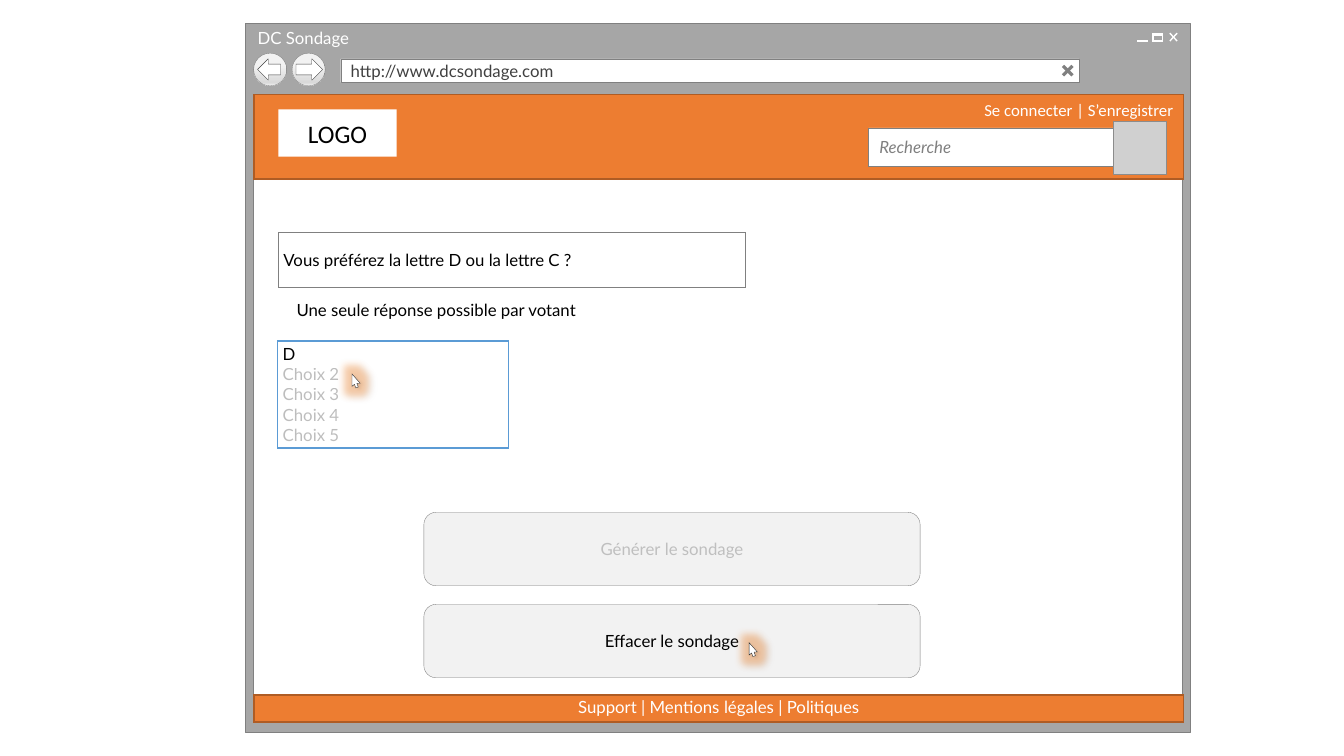
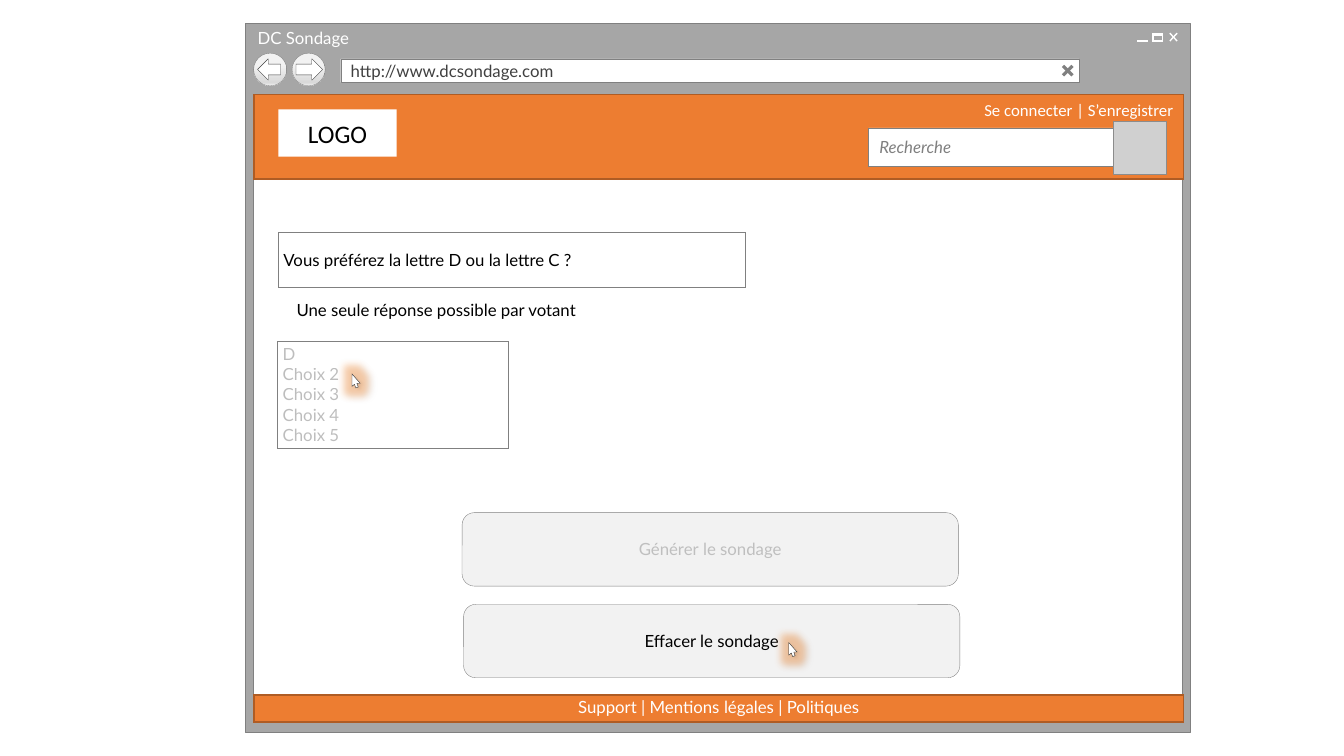
Before and after one commit to cedricbannelier/Projet1, a slide deck: slide 5 of maquetteWeb/maquetteProposition.pptx. Drawn at 1344x756 pixels with LibreOffice and Linux fonts; fonts in the diff are those of the drawing; grey boxes stand for pictures; background and template pictures are left out. Boxes give left, top, right and bottom in pixels: in the first picture for what was removed or moved away, otherwise in the second. Text is boxed around its words. In the diff, an @@ line names an element or a change of style, - is before the commit and + after.

```diff
--- a/maquetteWeb/maquetteProposition.pptx
+++ b/maquetteWeb/maquetteProposition.pptx
@@ rectangle "D" at (277, 341, 508, 448): outline #5B9BD5 1 pt to #808080 0.25 pt @@
@@ text in rectangle at (283, 348, 296, 360): text colour #000000 to #000000 at 25% opacity in "D" @@
@@ 2 rounded rectangles, 1 freeform shape: place and size @@
-2 rounded rectangles, 1 freeform shape at (424, 512, 921, 679)
+2 rounded rectangles, 1 freeform shape at (462, 513, 960, 679)
```
Also in this commit, not shown: 19 other slides changed, 1 other file.
